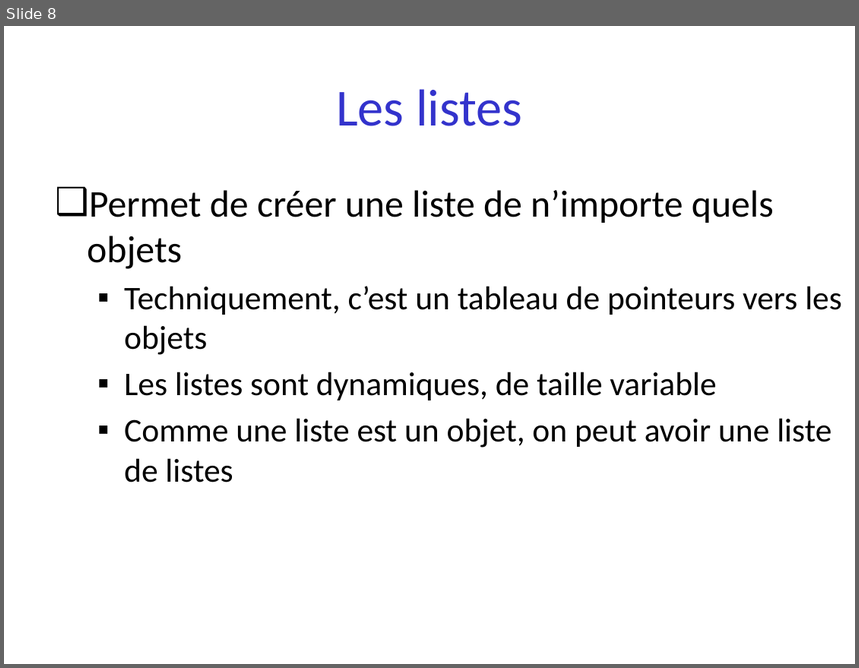
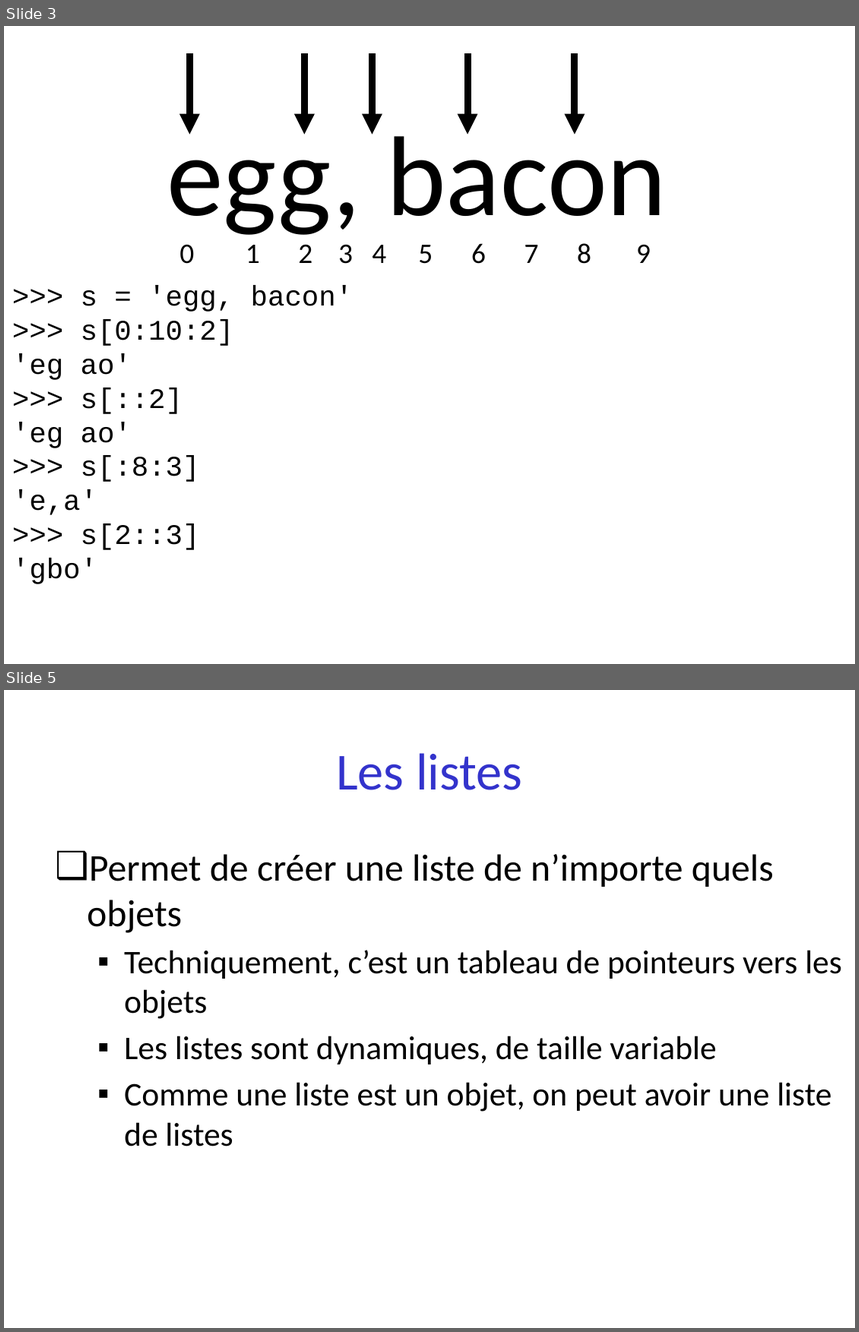
Before and after one commit to parmentelat/flotpython-archive, a slide deck: semaine2/semaine2-3.pptx. Shown one above the other, each under a label of ours: slide 8 before the commit, slides 3 and 5 after it; the slides between them are not shown. The pictures are 859x668 and 859x1332 pixels, drawn with LibreOffice and Linux fonts; fonts in the diff are those of the drawing. Boxes give left, top, right and bottom in pixels: in the first picture for what was removed or moved away, otherwise in the second. Text is boxed around its words. In the diff, an @@ line names an element or a change of style, - is before the commit and + after.

```diff
--- a/semaine2/semaine2-3.pptx
+++ b/semaine2/semaine2-3.pptx
@@ slide 3 added at (4,26,855,664), background #FFFFFF @@
@@ arrow added from (189, 53) to (189, 134), #000000 5.75 pt @@
@@ arrow added from (304, 53) to (304, 134), #000000 5.75 pt @@
@@ arrow added from (373, 53) to (373, 134), #000000 5.75 pt @@
@@ arrow added from (468, 53) to (468, 134), #000000 5.75 pt @@
@@ arrow added from (574, 53) to (574, 134), #000000 5.75 pt @@
@@ text added at (167,121,667,235), 96 pt, text #000000 @@
+egg, bacon
@@ text added at (180,243,651,264), 24 pt, text #000000 @@
+0 1 2 3 4 5 6 7 8 9
@@ text added at (12,286,353,585), 24 pt, text #000000 @@
+>>> s = 'egg, bacon'
+>>> s[0:10:2]
+'eg ao'
+>>> s[::2]
+'eg ao'
+>>> s[:8:3]
+'e,a'
+>>> s[2::3]
+'gbo'
@@ what was slide 8 is now slide 5 @@
```
Also in this commit, not shown: 1 slide changed, 2 other slides added, 6 slides removed, 11 other files.
